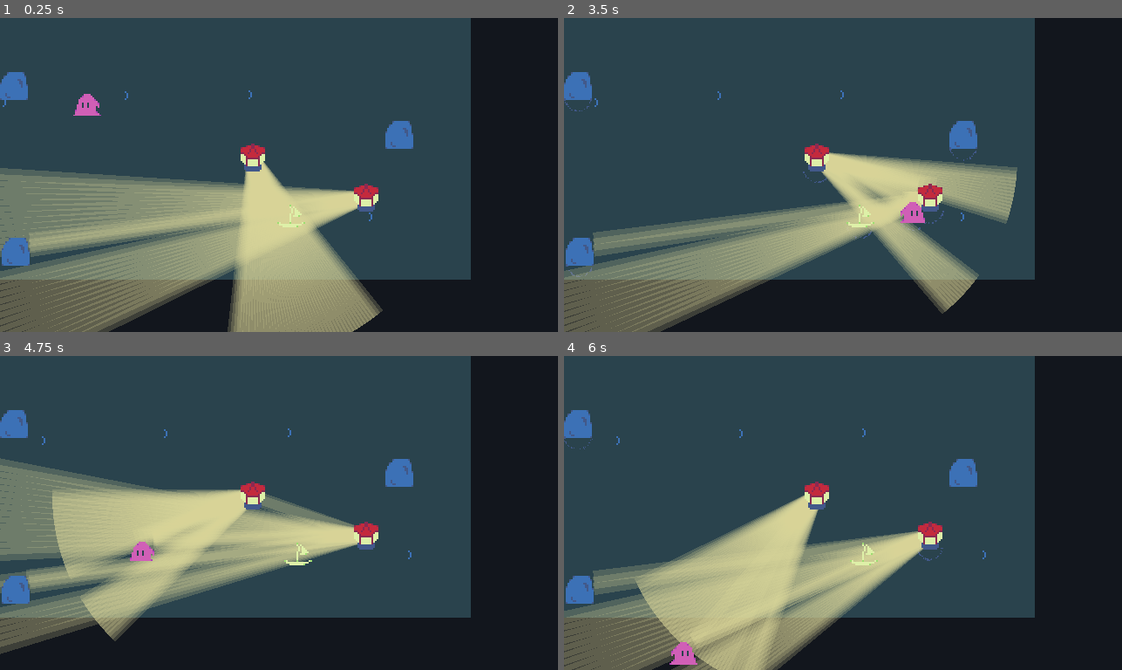
Above: before the commit, frames 1-4 (two rows, left to right).
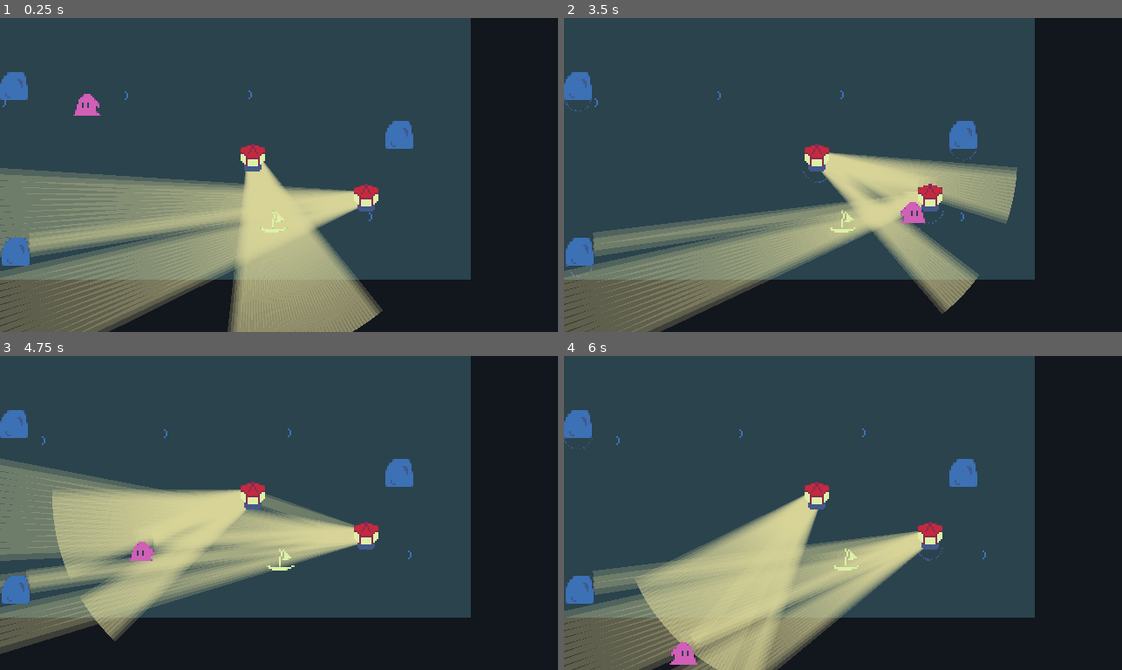
Above: after the commit, the same moments.

Repository: genericuser990/GameJamTowerTheme
Game: Godot game, scene res://Scenes/Levels/Level5.tscn
The game is run twice, just before and just after one commit, with the same random seed, the same clock (stepped at 60 frames per second) and the same inputs. This scene is started directly instead of the project's main scene.
Inputs (mouse positions are in pixels of both pictures, inside the frame that each line leads up to):
- Up to frame 1 (0.25 s): no input
- Up to frame 2 (3.5 s): move the mouse to (965, 159) at 0.52 s; hold Right (moveRight) 0.53-1.28 s; move the mouse to (731, 190) at 1.27 s; hold Down (moveDown) 1.28-2.03 s; move the mouse to (898, 105) at 2.02 s; hold Right (moveRight) 2.03-2.78 s; move the mouse to (815, 237) at 2.77 s; hold Up (moveUp) from 2.78 s (still down)
- Up to frame 3 (4.75 s): move the mouse to (446, 560) at 3.52 s; release Up (moveUp) at 3.53 s; hold Left (moveLeft) from 3.53 s (still down); move the mouse to (111, 465) at 4.27 s
- Up to frame 4 (6 s): move the mouse to (870, 513) at 5.02 s; release Left (moveLeft) at 5.03 s; hold Down (moveDown) 5.03-5.78 s; move the mouse to (759, 434) at 5.77 s; hold Right (moveRight) from 5.78 s (still down)

The runs differ from the first frame. In frame 1, 0.2% of the frame differs, in the area x 46-55%, y 59-69%; in frame 2, 0.2%, in the area x 47-56%, y 59-72%; in frame 3, 0.2%; in frame 4, 0.2%.

Commit message:
godot loading image changes

Diff:
--- a/Scenes/Levels/Level5.tscn
+++ b/Scenes/Levels/Level5.tscn
@@ -26,7 +26,7 @@
 dirVector = Vector2( 0.3, 1 )
 
 [node name="Boat" parent="." instance=ExtResource( 1 )]
-position = Vector2( 167, 120 )
+position = Vector2( 157, 123 )
 
 [node name="Rock2" parent="." instance=ExtResource( 3 )]
 position = Vector2( 9, 142 )
--- a/project.godot
+++ b/project.godot
@@ -26,9 +26,12 @@
 
 [application]
 
-config/name="GameJamTower"
+config/name="Lighthouse Depths"
+config/description="Game made in 1 week for the coco code gamejam #2 by genericUser990 and Shawn_with_a_w"
 run/main_scene="res://Scenes/SceneManager.tscn"
-config/icon="res://Sprites/icon.png"
+boot_splash/image="res://Sprites/titlescreen.png"
+boot_splash/bg_color=Color( 0.164706, 0.262745, 0.301961, 1 )
+config/icon="res://Sprites/iconSmall.png"
 
 [autoload]
 
@@ -38,6 +41,7 @@
 
 window/size/width=320
 window/size/height=180
+window/size/fullscreen=true
 window/size/test_width=960
 window/size/test_height=540
 window/stretch/mode="2d"
Binary file added: Sprites/iconSmall.png
Not shown, added: Sprites/iconSmall.png.import
